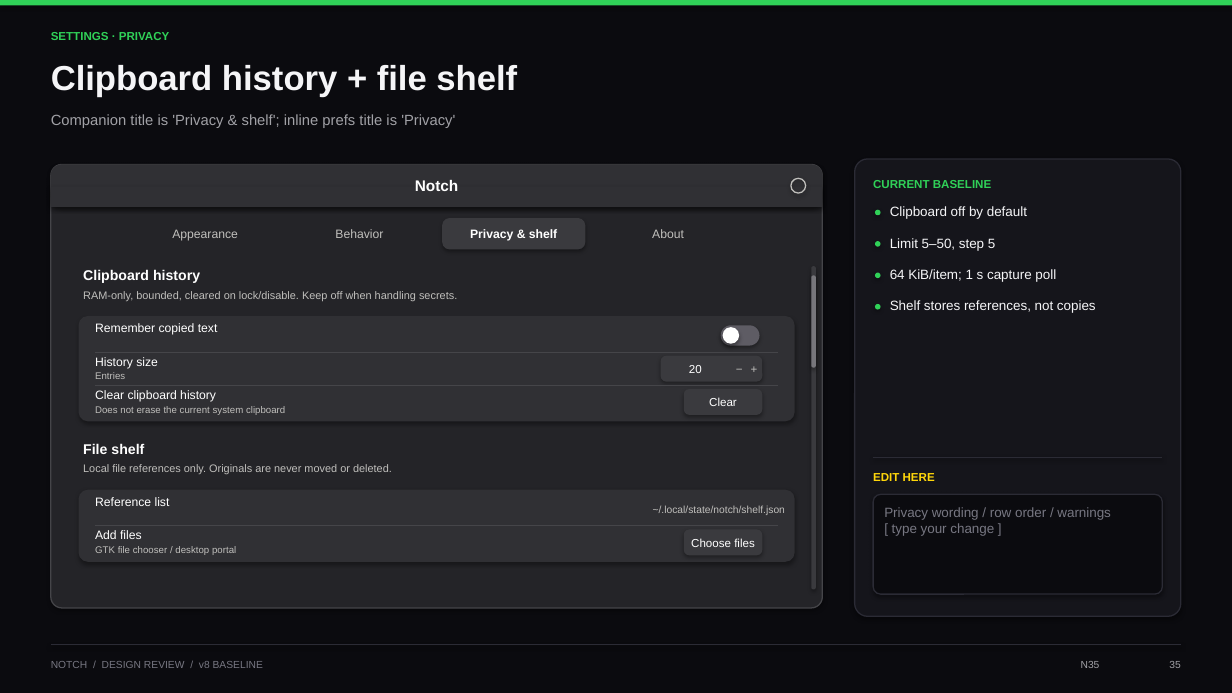
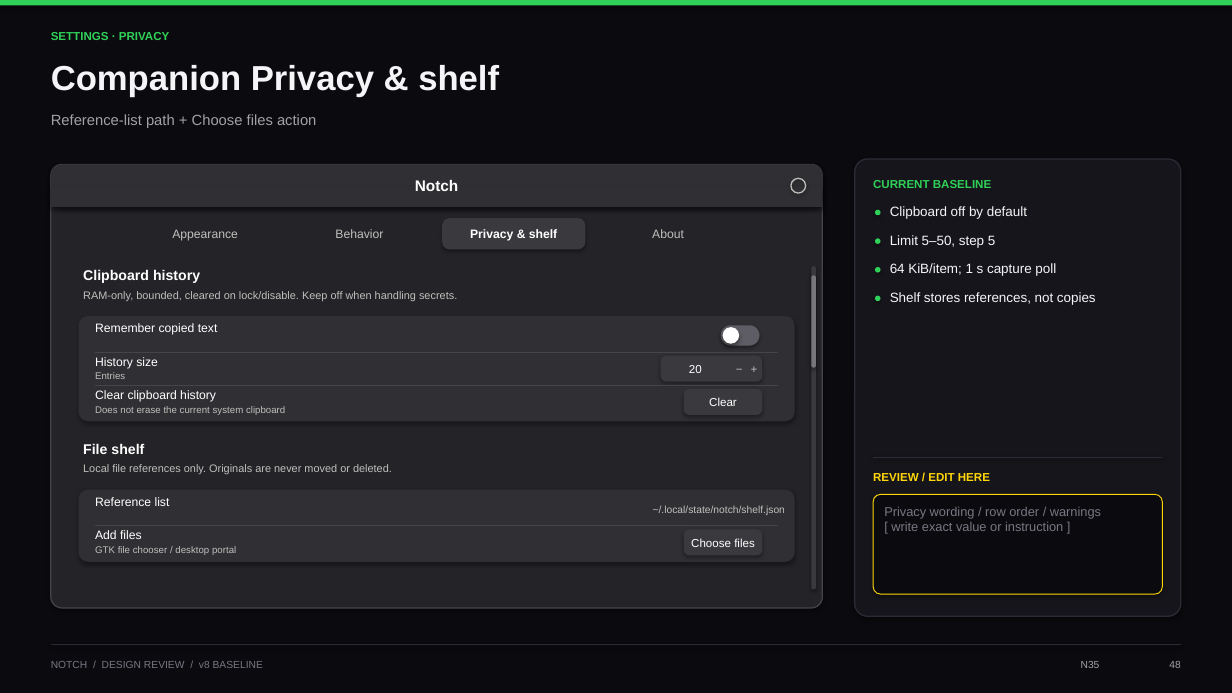
Before and after one commit to pavit12301611/notch, a slide deck: slide 48 of Notch-Design-Review.pptx (slide 35 before the commit). Drawn at 1232x693 pixels with LibreOffice and Linux fonts; fonts in the diff are those of the drawing. Boxes give left, top, right and bottom in pixels: in the first picture for what was removed or moved away, otherwise in the second. Text is boxed around its words. In the diff, an @@ line names an element or a change of style, - is before the commit and + after.

Commit message:
Expand design review workbook and preserve uploaded PPT edits

```diff
--- a/Notch-Design-Review.pptx
+++ b/Notch-Design-Review.pptx
@@ text at (51,65,499,97): text changed; size 11.5 to 27 pt; text colour #A1A1A6 to #F5F5F7; bold on @@
-Companion title is 'Privacy & shelf'; inline prefs title is 'Privacy'
+Companion Privacy & shelf
@@ text removed at (51,65,517,97) @@
-Clipboard history + file shelf
@@ text added at (51,114,316,128), 11.5 pt, text #A1A1A6 @@
+Reference-list path + Choose files action
@@ ellipse: place and size @@
-ellipse at (875,273,881,278)
+ellipse at (875,267,881,273)
@@ text "64 KiB/item; 1 s capture ...": place and size @@
-text "64 KiB/item; 1 s capture ..." at (890,269,1056,282)
+text "64 KiB/item; 1 s capture ..." at (890,263,1056,276)
@@ ellipse: place and size @@
-ellipse at (875,304,881,310)
+ellipse at (875,296,881,301)
@@ text "Shelf stores references, not copies": place and size @@
-text "Shelf stores references, not copies" at (890,300,1096,313)
+text "Shelf stores references, not copies" at (890,292,1096,305)
@@ text at (873,472,990,484): text changed @@
-EDIT HERE
+REVIEW / EDIT HERE
@@ rounded rectangle at (873,494,1163,594): outline #2B2B35 1 pt to #FFD60A 0.75 pt @@
@@ text at (884,507,1101,519): size 10.5 to 10 pt in "Privacy wording / row order / warnings" @@
@@ text at (891,522,1063,531): text changed; size 10.5 to 10 pt @@
-[ type your change ]
+[ write exact value or instruction ]
@@ text at (1169,661,1180,668): text changed @@
-35
+48
```
Also in this commit, not shown: 43 other slides changed, 17 slides added, 3 other files.
